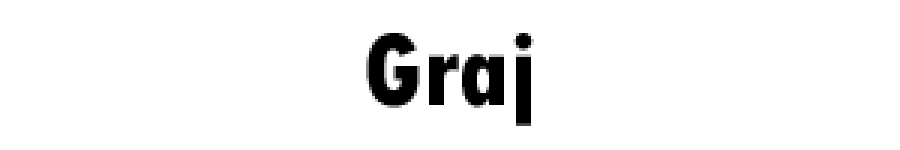
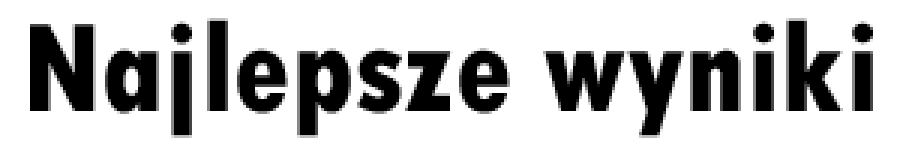
Two versions of the same layered image (900 × 150). Layer-by-layer changes:
renamed "Graj kopia 2" to "Najlepsze wyniki", painted on it over bbox(30, 18, 873, 138)
